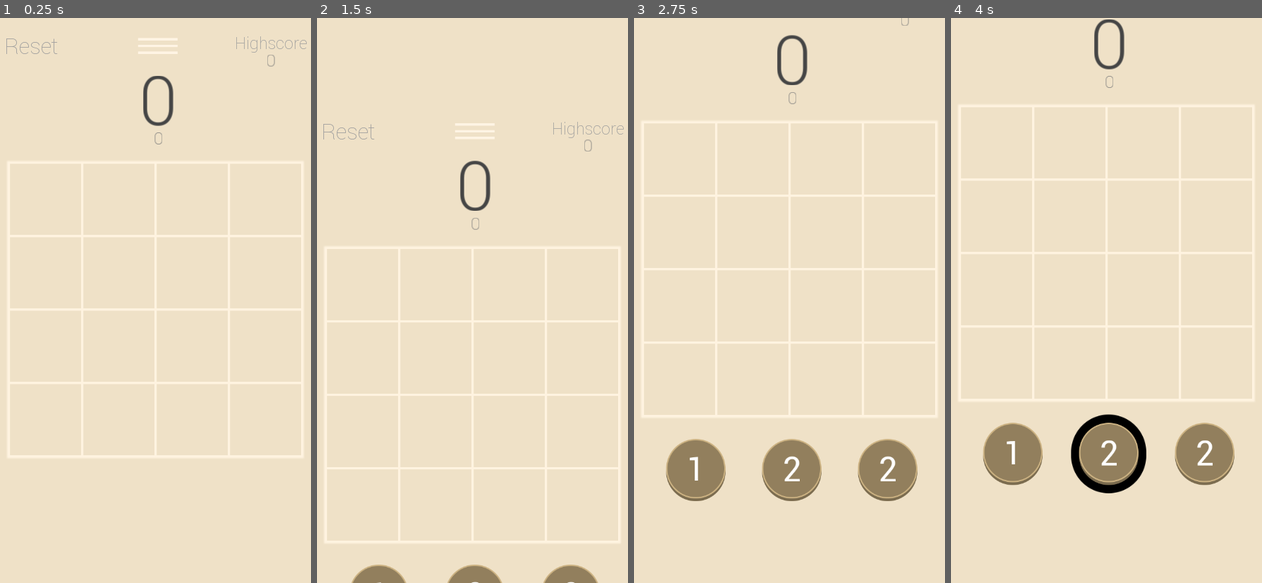
Above: before the commit, frames 1-4 (left to right).
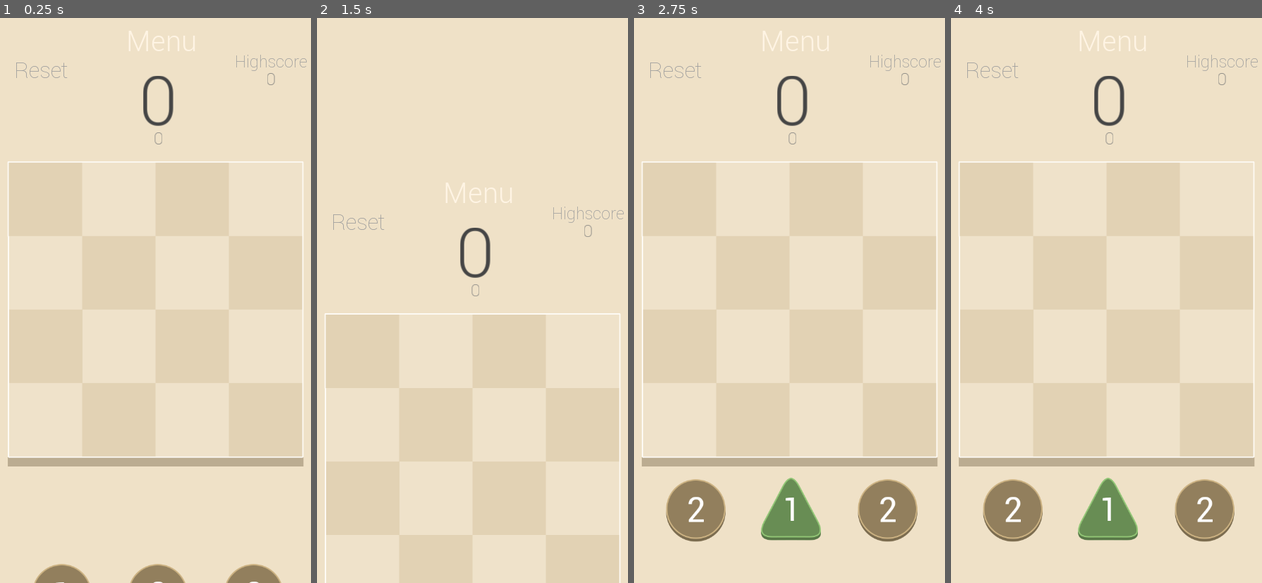
Above: after the commit, the same moments.

Repository: David2Ting/Reshape
Game: Godot game, scene res://Main.tscn
Same seed, same stepped clock (60 frames per second), same inputs: the game is played once before the commit and once after it.
Inputs (mouse positions are in pixels of both pictures, inside the frame that each line leads up to; where the layout moved, square brackets give the same spot in the first picture):
- Up to frame 1 (0.25 s): no input
- Up to frame 2 (1.5 s): click "Reset" at 0.5 s; click (475, 40) [475, 46] at 1.25 s
- Up to frame 3 (2.75 s): click "Back" at 2 s
- Up to frame 4 (4 s): move the mouse to (1013, 470) at 2.77 s; press the mouse at (1013, 470) at 2.78 s; move the mouse to (1109, 453) at 3.52 s; release the mouse at (1109, 453) at 3.53 s; click (1109, 453) at 3.6 s

The runs differ from the first frame. In frame 1, 5.4% of the frame differs, in the area x 2-99%, y 2-100%; in frame 2, 4.8%; in frame 3, 12%; in frame 4, 14%, in the area x 2-99%, y 0-93%.

Commit message:
To Menu init and fix

Diff:
--- a/BackgroundSquares.tscn
+++ b/BackgroundSquares.tscn
@@ -1,6 +1,7 @@
-[gd_scene load_steps=2 format=2]
+[gd_scene load_steps=3 format=2]
 
 [ext_resource path="res://Images/Back.png" type="Texture" id=1]
+[ext_resource path="res://Images/Transparent.png" type="Texture" id=2]
 
 [node name="Node2D" type="Node2D"]
 
@@ -10,5 +11,5 @@
 texture = ExtResource( 1 )
 
 [node name="Sprite2" type="Sprite" parent="."]
-modulate = Color( 1, 0.94902, 0.898039, 1 )
-texture = ExtResource( 1 )
+modulate = Color( 1, 1, 1, 0.501961 )
+texture = ExtResource( 2 )
--- a/Camera2D.gd
+++ b/Camera2D.gd
@@ -10,12 +10,12 @@
 
 
 func to_game():
-	tween.interpolate_property(self,'global_position',get_global_position(),Vector2(get_global_position().x,600),0.7,Tween.TRANS_LINEAR,Tween.EASE_IN_OUT)
+	tween.interpolate_property(self,'position',get_position(),Vector2(0,0),0.5,Tween.TRANS_QUAD,Tween.EASE_IN_OUT)
 	tween.start()
 
 func to_menu():
 	print('test')
-	tween.interpolate_property(self,'global_position',get_global_position(),Vector2(get_global_position().x,-600),0.7,Tween.TRANS_QUAD,Tween.EASE_IN_OUT)
+	tween.interpolate_property(self,'position',get_position(),Vector2(0,-1000),0.5,Tween.TRANS_QUAD,Tween.EASE_IN_OUT)
 	tween.start()
 
 # Called every frame. 'delta' is the elapsed time since the previous frame.
--- a/Main.gd
+++ b/Main.gd
@@ -80,6 +80,7 @@
 						selected_card.flash(false)
 					for child in node_holder.get_children():
 						child.flash(false)
+					previous_check = null
 
 	elif swiping and pressed:
 		if hand.get_global_mouse_position().x-swipe_spot.x > 200:
@@ -334,7 +335,9 @@
 		load_file.close()
 	else:
 		load_file.open(USER_DIR, File.WRITE)
-		load_file.store_line(to_json(user_data))
+		load_file.store_line(to_json(blank_user_data))
+		load_board_state()
+		load_file.close()
 
 
 func change_selected_card(new_card):
--- a/Main.tscn
+++ b/Main.tscn
@@ -1,25 +1,18 @@
-[gd_scene load_steps=23 format=2]
+[gd_scene load_steps=25 format=2]
 
 [ext_resource path="res://Main.gd" type="Script" id=1]
 [ext_resource path="res://Images/Fonts/Roboto/Roboto-Light.ttf" type="DynamicFontData" id=2]
 [ext_resource path="res://Images/Fonts/Roboto/Roboto-Thin.ttf" type="DynamicFontData" id=3]
 [ext_resource path="res://Images/Back.png" type="Texture" id=4]
-[ext_resource path="res://TileMapHolder.gd" type="Script" id=5]
-[ext_resource path="res://background.tres" type="TileSet" id=6]
-[ext_resource path="res://Hand.gd" type="Script" id=7]
-[ext_resource path="res://Images/Fonts/Roboto/Roboto-MediumItalic.ttf" type="DynamicFontData" id=8]
-[ext_resource path="res://Images/Fonts/Roboto/Roboto-Black.ttf" type="DynamicFontData" id=9]
-[ext_resource path="res://Camera2D.gd" type="Script" id=10]
-[ext_resource path="res://Images/MenuIcon.png" type="Texture" id=11]
+[ext_resource path="res://Images/Background.png" type="Texture" id=5]
+[ext_resource path="res://TileMapHolder.gd" type="Script" id=6]
+[ext_resource path="res://background.tres" type="TileSet" id=7]
+[ext_resource path="res://Hand.gd" type="Script" id=8]
+[ext_resource path="res://Images/Fonts/Roboto/Roboto-MediumItalic.ttf" type="DynamicFontData" id=9]
+[ext_resource path="res://Images/Fonts/Roboto/Roboto-Black.ttf" type="DynamicFontData" id=10]
+[ext_resource path="res://Camera2D.gd" type="Script" id=11]
 [ext_resource path="res://Menu.tscn" type="PackedScene" id=12]
-
-[sub_resource type="DynamicFontData" id=1]
-font_path = "res://Images/Fonts/Roboto/Roboto-Thin.ttf"
-
-[sub_resource type="DynamicFont" id=2]
-size = 40
-outline_color = Color( 0.611765, 0.611765, 0.611765, 1 )
-font_data = SubResource( 1 )
+[ext_resource path="res://Images/MenuIcon.png" type="Texture" id=13]
 
 [sub_resource type="DynamicFont" id=3]
 size = 120
@@ -59,13 +52,21 @@
 "values": [ Color( 0.27451, 0.27451, 0.27451, 1 ), Color( 0.631373, 0.631373, 0.631373, 1 ), Color( 0.27451, 0.27451, 0.27451, 1 ) ]
 }
 
+[sub_resource type="DynamicFontData" id=1]
+font_path = "res://Images/Fonts/Roboto/Roboto-Thin.ttf"
+
+[sub_resource type="DynamicFont" id=2]
+size = 40
+outline_color = Color( 0.611765, 0.611765, 0.611765, 1 )
+font_data = SubResource( 1 )
+
 [sub_resource type="DynamicFont" id=8]
 size = 100
-font_data = ExtResource( 8 )
+font_data = ExtResource( 9 )
 
 [sub_resource type="DynamicFont" id=9]
 size = 60
-font_data = ExtResource( 9 )
+font_data = ExtResource( 10 )
 
 [sub_resource type="Animation" id=10]
 tracks/0/type = "value"
@@ -93,6 +94,10 @@
 "values": [ 0.0 ]
 }
 
+[sub_resource type="DynamicFont" id=11]
+size = 50
+font_data = ExtResource( 2 )
+
 [node name="Main" type="Node"]
 script = ExtResource( 1 )
 
@@ -102,30 +107,12 @@
 mouse_filter = 2
 
 [node name="Header" type="Control" parent="Control"]
-editor/display_folded = true
 anchor_right = 1.0
 margin_bottom = 200.0
 rect_min_size = Vector2( 600, 200 )
-mouse_filter = 2
+mouse_filter = 1
 size_flags_horizontal = 2
 size_flags_vertical = 2
-
-[node name="Reset" type="Button" parent="Control/Header"]
-self_modulate = Color( 1, 1, 1, 0 )
-margin_left = 14.12
-margin_top = 25.41
-margin_right = 164.12
-margin_bottom = 85.41
-
-[node name="Label" type="Label" parent="Control/Header/Reset"]
-margin_left = 12.5263
-margin_top = 1.31577
-margin_right = 162.526
-margin_bottom = 146.316
-custom_fonts/font = SubResource( 2 )
-custom_colors/font_color = Color( 0.611765, 0.611765, 0.611765, 1 )
-text = "Reset
-"
 
 [node name="Score" type="Label" parent="Control/Header"]
 anchor_left = 0.5
@@ -161,9 +148,9 @@
 anchor_left = 0.5
 anchor_right = 0.5
 margin_left = 126.0
-margin_top = 57.2632
+margin_top = 90.2631
 margin_right = 275.0
-margin_bottom = 117.263
+margin_bottom = 150.263
 custom_fonts/font = SubResource( 5 )
 custom_colors/font_color = Color( 0.464844, 0.464844, 0.464844, 1 )
 text = "0"
@@ -173,15 +160,38 @@
 anchor_left = 1.0
 anchor_right = 1.0
 margin_left = -164.438
-margin_top = 25.7212
+margin_top = 58.7211
 margin_right = -33.4376
-margin_bottom = 73.7212
+margin_bottom = 106.721
 custom_fonts/font = SubResource( 6 )
 custom_colors/font_color = Color( 0.611765, 0.611765, 0.611765, 1 )
 text = "Highscore"
 
 [node name="ScoreAnimationPlayer" type="AnimationPlayer" parent="Control/Header"]
 anims/Score = SubResource( 7 )
+
+[node name="Reset" type="Button" parent="Control/Header"]
+self_modulate = Color( 1, 1, 1, 0 )
+margin_left = 26.9735
+margin_top = 68.227
+margin_right = 168.973
+margin_bottom = 126.227
+
+[node name="Label" type="Label" parent="Control/Header/Reset"]
+margin_left = 17.76
+margin_top = 1.0
+margin_right = 167.76
+margin_bottom = 100.0
+custom_fonts/font = SubResource( 2 )
+custom_colors/font_color = Color( 0.611765, 0.611765, 0.611765, 1 )
+text = "Reset
+"
+
+[node name="Reset_!" type="Button" parent="Control/Header"]
+visible = false
+margin_right = 150.0
+margin_bottom = 60.0001
+action_mode = 0
 
 [node name="Centre" type="Container" parent="Control"]
 anchor_top = 0.5
@@ -214,16 +224,22 @@
 [node name="Back" type="Sprite" parent="Control/Centre/Container"]
 visible = false
 modulate = Color( 0.265625, 0.265625, 0.265625, 1 )
-position = Vector2( 0, -240.786 )
-scale = Vector2( 1.8, 1.8 )
+position = Vector2( 74.5735, -266.966 )
+scale = Vector2( 2.94728, 2.20277 )
 texture = ExtResource( 4 )
+
+[node name="Background" type="Sprite" parent="Control/Centre/Container"]
+position = Vector2( -264.201, -399.976 )
+scale = Vector2( 0.591, 0.591 )
+texture = ExtResource( 5 )
+offset = Vector2( 440.666, 447.574 )
 
 [node name="TileMapHolder" type="Node2D" parent="Control/Centre/Container"]
 position = Vector2( -264.195, -400 )
-script = ExtResource( 5 )
+script = ExtResource( 6 )
 
 [node name="TileMap" type="TileMap" parent="Control/Centre/Container/TileMapHolder"]
-tile_set = ExtResource( 6 )
+tile_set = ExtResource( 7 )
 cell_size = Vector2( 130, 130 )
 format = 1
 tile_data = PoolIntArray( 0, 0, 0, 1, 0, 0, 2, 0, 0, 3, 0, 0, 65536, 0, 0, 65537, 0, 0, 65538, 0, 0, 65539, 0, 0, 131072, 0, 0, 131073, 0, 0, 131074, 0, 0, 131075, 0, 0, 196608, 0, 0, 196609, 0, 0, 196610, 0, 0, 196611, 0, 0 )
@@ -293,31 +309,38 @@
 [node name="Tween" type="Tween" parent="."]
 
 [node name="Camera2D" type="Camera2D" parent="."]
-position = Vector2( 300, 500 )
+anchor_mode = 0
 current = true
-script = ExtResource( 10 )
+script = ExtResource( 11 )
 
 [node name="Tween" type="Tween" parent="Camera2D"]
 
 [node name="AnimationPlayer" type="AnimationPlayer" parent="."]
 anims/Shake = SubResource( 10 )
-
-[node name="MenuButton" type="TextureButton" parent="."]
-modulate = Color( 1, 0.960784, 0.898039, 1 )
-anchor_left = 0.5
-anchor_right = 0.5
-margin_left = -40.8341
-margin_top = 31.7709
-margin_right = 74.1659
-margin_bottom = 81.7709
-rect_scale = Vector2( 0.7, 0.7 )
-texture_normal = ExtResource( 11 )
 
 [node name="Menu" parent="." instance=ExtResource( 12 )]
 margin_top = -1000.0
 margin_bottom = -1000.0
 
+[node name="MenuButton" type="TextureButton" parent="."]
+modulate = Color( 1, 0.960784, 0.898039, 1 )
+self_modulate = Color( 1, 1, 1, 0 )
+anchor_left = 0.5
+anchor_right = 0.5
+margin_left = -55.8341
+margin_top = 10.7709
+margin_right = 59.1659
+margin_bottom = 60.7709
+texture_normal = ExtResource( 13 )
+
+[node name="Label" type="Label" parent="MenuButton"]
+margin_right = 40.0
+margin_bottom = 14.0
+custom_fonts/font = SubResource( 11 )
+text = "Menu"
+
 [connection signal="pressed" from="Control/Header/Reset" to="." method="_on_Reset_pressed"]
+[connection signal="pressed" from="Control/Header/Reset_!" to="." method="_on_Reset_pressed"]
 [connection signal="timeout" from="CheckTimer" to="." method="_on_CheckTimer_timeout"]
 [connection signal="timeout" from="CheckTimerFlash" to="." method="_on_CheckTimerFlash_timeout"]
 [connection signal="pressed" from="GameOver/GameOver/GameReset" to="." method="_on_Reset_pressed"]
--- a/MapContainer.gd
+++ b/MapContainer.gd
@@ -17,6 +17,6 @@
 	if index==null:
 		index = tile_map.world_to_map(to_local(node.get_global_position()))
 	node.placing(false)
-	node.set_position(tile_map.map_to_world(index)+get_global_position()+tile_map.get_cell_size()/2)
+	node.set_position(tile_map.map_to_world(index)+tile_map.get_cell_size()/2)
 	node.index = index
 	node.state = node.STATES.board
--- a/Menu.gd
+++ b/Menu.gd
@@ -6,6 +6,7 @@
 onready var main = get_node("/root/Main")
 onready var map = get_node("Control/Mid/MapContainer/HighScore")
 onready var map_container = get_node("Control/Mid/MapContainer")
+onready var high_score_label = get_node('Control/Mid/HighScoreLabel')
 var node_pkd = preload("res://Node.tscn")
 
 func _ready():
@@ -26,7 +27,7 @@
 				map_container.get_node('HighScore').add_child(node_instance)
 				node_instance.init(data_map[x][y][0], data_map[x][y][1])
 				map_container.place(node_instance,Vector2(x,y), true)
-
+	high_score_label.set_text("Highscore\n"+str(data_score))
 func _on_TextureButton_pressed():
 	get_node("/root/Main/Camera2D").to_game()
 	pass # Replace with function body.
--- a/Menu.tscn
+++ b/Menu.tscn
@@ -1,50 +1,101 @@
-[gd_scene load_steps=5 format=2]
+[gd_scene load_steps=9 format=2]
 
 [ext_resource path="res://Menu.gd" type="Script" id=1]
 [ext_resource path="res://Images/Fonts/Roboto/Roboto-Light.ttf" type="DynamicFontData" id=2]
 [ext_resource path="res://MapContainer.gd" type="Script" id=3]
+[ext_resource path="res://Background.png" type="Texture" id=4]
+[ext_resource path="res://Images/Fonts/Roboto/Roboto-BoldCondensedItalic.ttf" type="DynamicFontData" id=5]
 
 [sub_resource type="DynamicFont" id=1]
-size = 60
+size = 50
+outline_color = Color( 0.611765, 0.611765, 0.611765, 1 )
 font_data = ExtResource( 2 )
+
+[sub_resource type="CanvasItemMaterial" id=2]
+blend_mode = 1
+
+[sub_resource type="DynamicFont" id=3]
+size = 40
+font_data = ExtResource( 5 )
 
 [node name="Menu" type="Control"]
 anchor_right = 1.0
 anchor_bottom = 1.0
+mouse_filter = 2
 script = ExtResource( 1 )
 
 [node name="Control" type="Control" parent="."]
 anchor_right = 1.0
 anchor_bottom = 1.0
+mouse_filter = 2
 
 [node name="Header" type="Control" parent="Control"]
 anchor_right = 1.0
+mouse_filter = 2
 
 [node name="TextureButton" type="Button" parent="Control/Header"]
 self_modulate = Color( 1, 1, 1, 0 )
-margin_left = 22.8551
-margin_top = 19.3389
-margin_right = 157.855
-margin_bottom = 87.3389
+anchor_left = 0.5
+anchor_right = 0.5
+margin_left = -84.4999
+margin_right = 50.4999
+margin_bottom = 68.0
+rect_pivot_offset = Vector2( 71.3131, -0.202028 )
 
 [node name="Label" type="Label" parent="Control/Header/TextureButton"]
-margin_right = 40.0
-margin_bottom = 14.0
+anchor_left = 0.5
+anchor_right = 0.5
+margin_left = -64.5
+margin_right = 64.5
+margin_bottom = 71.0
 custom_fonts/font = SubResource( 1 )
+custom_colors/font_color = Color( 1, 0.960784, 0.898039, 1 )
 text = "Back"
+align = 1
 
 [node name="Mid" type="Control" parent="Control"]
+editor/display_folded = true
 anchor_top = 0.5
 anchor_right = 1.0
 anchor_bottom = 0.5
+mouse_filter = 2
 
 [node name="MapContainer" type="Node2D" parent="Control/Mid"]
 position = Vector2( 100, 0 )
 scale = Vector2( 0.7, 0.7 )
 script = ExtResource( 3 )
 
+[node name="Sprite" type="Sprite" parent="Control/Mid/MapContainer"]
+position = Vector2( 260.974, -124.954 )
+scale = Vector2( 0.59, 0.59 )
+z_index = -1
+z_as_relative = false
+texture = ExtResource( 4 )
+
+[node name="Sprite2" type="Sprite" parent="Control/Mid/MapContainer"]
+modulate = Color( 0.133333, 0.309804, 1, 0.294118 )
+material = SubResource( 2 )
+position = Vector2( 260.974, -124.954 )
+scale = Vector2( 0.59, 0.59 )
+z_index = -1
+z_as_relative = false
+texture = ExtResource( 4 )
+
 [node name="HighScore" type="TileMap" parent="Control/Mid/MapContainer"]
+position = Vector2( 0, -387.812 )
+z_as_relative = false
 cell_size = Vector2( 130, 130 )
 format = 1
 
+[node name="HighScoreLabel" type="Label" parent="Control/Mid"]
+margin_left = 63.0
+margin_top = -386.0
+margin_right = 505.0
+margin_bottom = -236.0
+custom_fonts/font = SubResource( 3 )
+text = "Highscore
+0
+"
+align = 1
+
 [connection signal="pressed" from="Control/Header/TextureButton" to="." method="_on_TextureButton_pressed"]
--- a/Node.gd
+++ b/Node.gd
@@ -22,7 +22,7 @@
 var index = Vector2()
 #var colours = ['fecd93','13a61d','0977ff','cb2bcd','09cfdb','8509db','fff600','6b4e00','ffffff']
 #var colours = ['ffe6c9','92c196','a6cbff','f4c1f5','cf89ff'] design 2.0
-var colours = ['cdb383', '92c676','97b7eb','e081eb','99fff5','c599ff']#design 3.0
+var colours = ['cdb383', '92c676','97b7eb','e081eb','99fff5','c599ff','fef07b','fe7b7b','58ffbd']#design 3.0
 var outline_colours = ['bbab8e','97aa8c','a4c2c6','e1b1d6','ffffff']
 var sizes = [0.8,0.85,0.9,0.95,1,1.05]
 func _ready():
--- a/Node.tscn
+++ b/Node.tscn
@@ -79,13 +79,13 @@
 texture = ExtResource( 3 )
 
 [node name="Sprite" type="Sprite" parent="Holder"]
-modulate = Color( 0.862745, 0.760784, 1, 1 )
+modulate = Color( 0.345098, 1, 0.741176, 1 )
 scale = Vector2( 0.9, 0.9 )
 texture = ExtResource( 4 )
 
 [node name="Highlight" type="Sprite" parent="Holder"]
 visible = false
-modulate = Color( 1, 1, 1, 0.423529 )
+modulate = Color( 1, 0.937255, 0.815686, 1 )
 position = Vector2( 0, -0.251041 )
 scale = Vector2( 0.9, 0.9 )
 texture = ExtResource( 4 )
--- a/background.tres
+++ b/background.tres
@@ -1,25 +1,26 @@
-[gd_resource type="TileSet" load_steps=2 format=2]
+[gd_resource type="TileSet" load_steps=3 format=2]
 
 [ext_resource path="res://Images/Back.png" type="Texture" id=1]
+[ext_resource path="res://Images/Transparent.png" type="Texture" id=2]
 
 [resource]
 0/name = "Sprite"
 0/texture = ExtResource( 1 )
 0/tex_offset = Vector2( 0, 0 )
 0/modulate = Color( 0.941176, 0.886275, 0.784314, 1 )
-0/region = Rect2( 0, 0, 156, 156 )
+0/region = Rect2( 0, 0, 130, 130 )
 0/tile_mode = 0
-0/occluder_offset = Vector2( 78, 78 )
-0/navigation_offset = Vector2( 78, 78 )
+0/occluder_offset = Vector2( 65, 65 )
+0/navigation_offset = Vector2( 65, 65 )
 0/shapes = [  ]
 0/z_index = 0
 1/name = "Sprite2"
-1/texture = ExtResource( 1 )
+1/texture = ExtResource( 2 )
 1/tex_offset = Vector2( 0, 0 )
-1/modulate = Color( 1, 0.94902, 0.898039, 1 )
-1/region = Rect2( 0, 0, 156, 156 )
+1/modulate = Color( 1, 1, 1, 0.501961 )
+1/region = Rect2( 0, 0, 130, 130 )
 1/tile_mode = 0
-1/occluder_offset = Vector2( 78, 78 )
-1/navigation_offset = Vector2( 78, 78 )
+1/occluder_offset = Vector2( 65, 65 )
+1/navigation_offset = Vector2( 65, 65 )
 1/shapes = [  ]
 1/z_index = 0
--- a/project.godot
+++ b/project.godot
@@ -35,6 +35,10 @@
  ]
 }
 
+[input_devices]
+
+pointing/emulate_touch_from_mouse=true
+
 [rendering]
 
 environment/default_clear_color=Color( 0.941176, 0.886275, 0.784314, 1 )
Binary file added: Background.png
Not shown, added: Background.png.import
Binary file changed: Images/Back.png
Binary file added: Images/Dark.png
Not shown, added: Images/Dark.png.import
Binary file added: Images/Light.png
Not shown, added: Images/Light.png.import
Binary file added: Images/Shapes/3.0/7.png
Not shown, added: Images/Shapes/3.0/7.png.import
Binary file added: Images/Shapes/3.0/8.png
Not shown, added: Images/Shapes/3.0/8.png.import
Binary file added: Images/Shapes/3.0/9.png
(and 10 more such lines)
